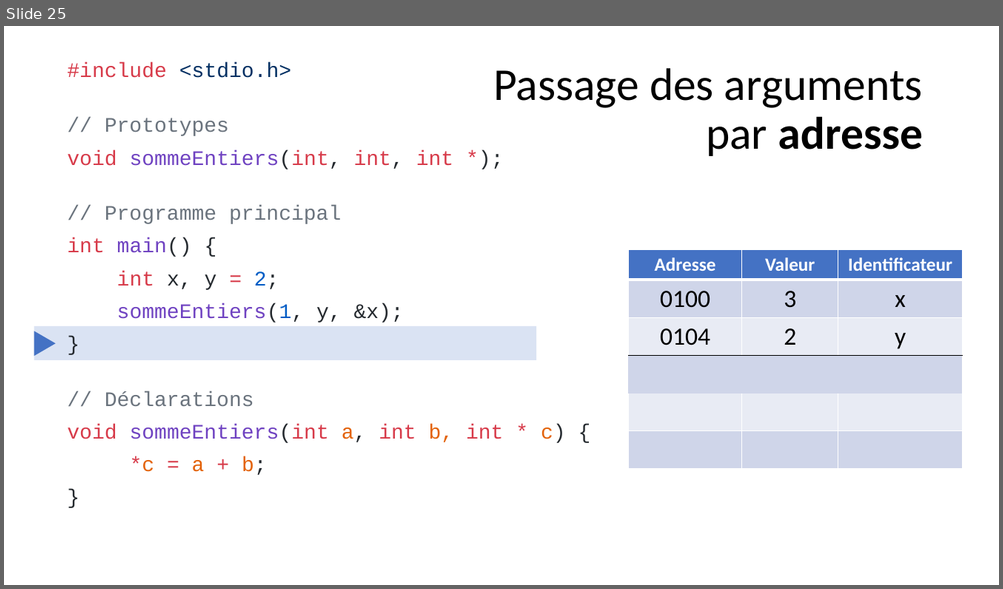
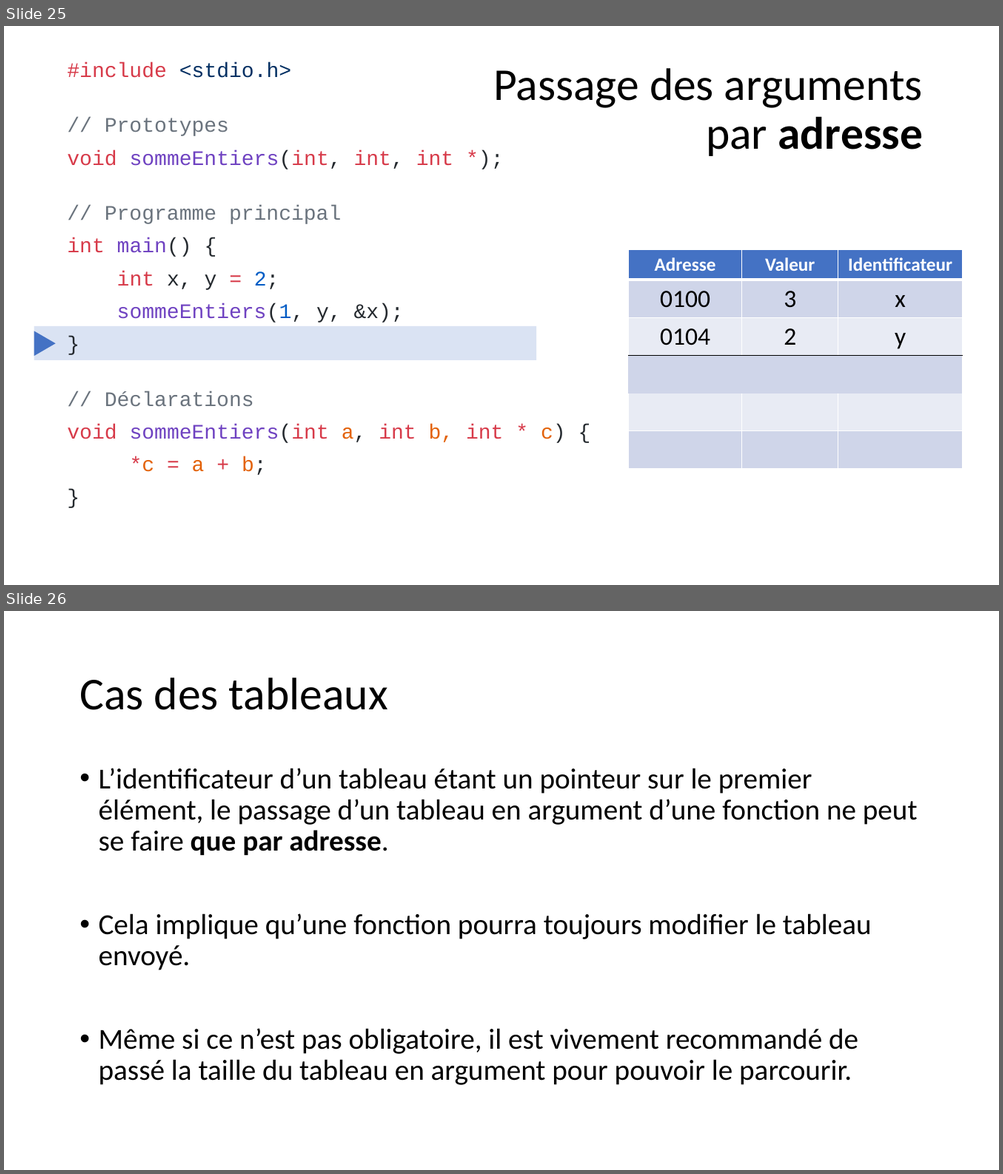
Before and after one commit to standard3/BTS1, a slide deck: 02_C/05_Fonctions/Fonctions.pptx. Shown one above the other, each under a label of ours: slide 25 before the commit, slides 25 and 26 after it. The pictures are 1003x589 and 1003x1174 pixels, drawn with LibreOffice and Linux fonts; fonts in the diff are those of the drawing. Boxes give left, top, right and bottom in pixels: in the first picture for what was removed or moved away, otherwise in the second. Text is boxed around its words. In the diff, an @@ line names an element or a change of style, - is before the commit and + after.

Commit message:
fonctions et arguments

```diff
--- a/02_C/05_Fonctions/Fonctions.pptx
+++ b/02_C/05_Fonctions/Fonctions.pptx
@@ slide 26 added at (4,611,999,1170), background #FFFFFF @@
@@ title added at (79,678,388,710), 44 pt, text #000000 @@
+Cas des tableaux
@@ text added at (99,768,917,1085), 28 pt, text #000000 @@
+• L’identificateur d’un tableau étant un pointeur sur le premier élément, le passage d’un tableau en argument d’une fonction ne peut se faire que par adresse.
+• Cela implique qu’une fonction pourra toujours modifier le tableau envoyé.
+• Même si ce n’est pas obligatoire, il est vivement recommandé de passé la taille du tableau en argument pour pouvoir le parcourir.
```
Also in this commit, not shown: 2 other slides added, 1 other file.
